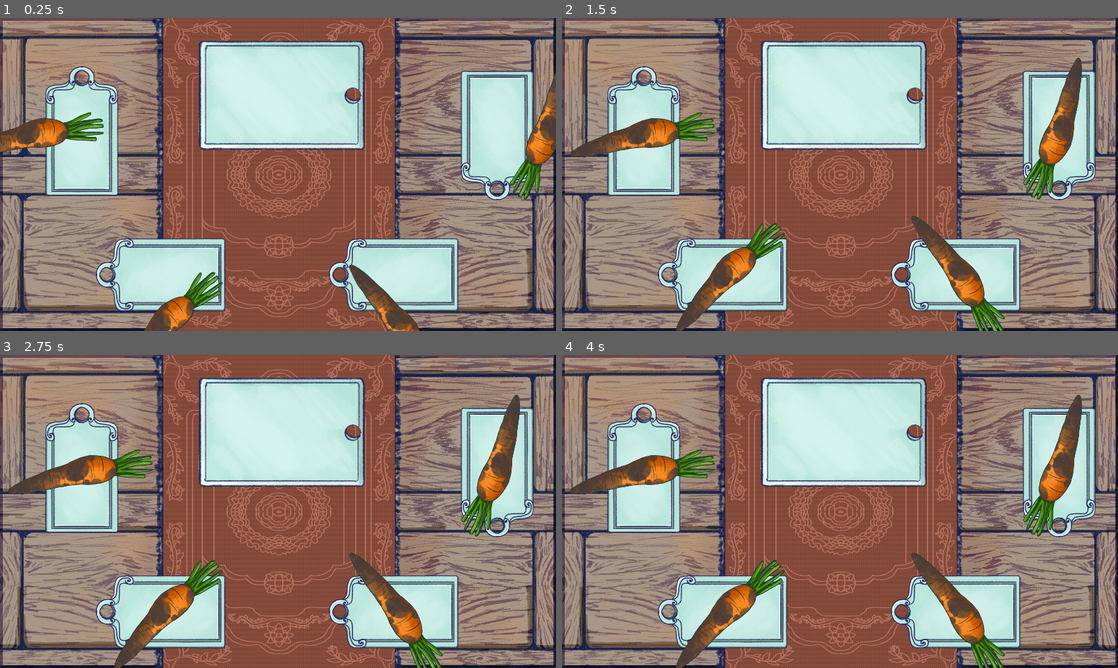
Above: before the commit, frames 1-4 (two rows, left to right).
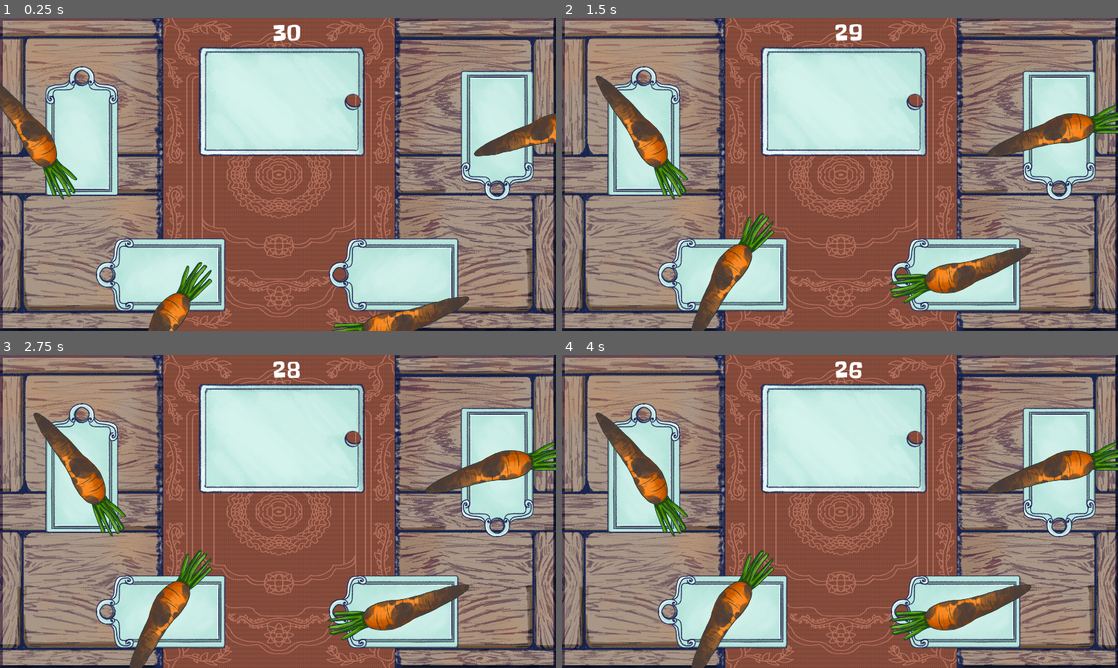
Above: after the commit, the same moments.

Repository: doctor-g/CanningHeroesGE
Game: Godot game, scene res://src/Game.tscn
Two runs of this game, one before a commit and one after it. Both use one fixed random seed, a clock stepped at 60 frames per second and the inputs below.
Inputs (mouse positions are in pixels of both pictures, inside the frame that each line leads up to):
- Up to frame 1 (0.25 s): no input
- Up to frame 2 (1.5 s): drag from (717, 305) to (945, 274) at 0.52 s; tap Enter at 1.25 s; drag from (945, 262) to (717, 290) at 1.27 s
- Up to frame 3 (2.75 s): tap Space at 2 s; move the mouse to (500, 448) at 2.02 s; click (500, 448) at 2.17 s
- Up to frame 4 (4 s): tap Enter at 2.75 s; drag from (623, 477) to (945, 599) at 2.77 s; tap Space at 3.5 s; move the mouse to (1006, 558) at 3.52 s; click (1006, 558) at 3.67 s

The runs differ from the first frame. In frame 1, 9.0% of the frame differs, in the area x 0-100%, y 2-100%; in frame 2, 12%, in the area x 1-100%, y 1-100%; in frame 3, 12%; in frame 4, 12%.

Commit message:
Add round countdown timer

Diff:
--- /dev/null
+++ b/project/assets/ui/canning_heroes_theme.tres
@@ -0,0 +1,6 @@
+[gd_resource type="Theme" load_steps=2 format=2]
+
+[ext_resource path="res://assets/ui/default_font.tres" type="DynamicFont" id=1]
+
+[resource]
+default_font = ExtResource( 1 )
--- /dev/null
+++ b/project/assets/ui/default_font.tres
@@ -0,0 +1,7 @@
+[gd_resource type="DynamicFont" load_steps=2 format=2]
+
+[ext_resource path="res://assets/ui/Slackey-Regular.ttf" type="DynamicFontData" id=1]
+
+[resource]
+size = 72
+font_data = ExtResource( 1 )
--- a/project/project.godot
+++ b/project/project.godot
@@ -9,6 +9,11 @@
 config_version=4
 
 _global_script_classes=[ {
+"base": "Control",
+"class": "GameTimer",
+"language": "GDScript",
+"path": "res://src/UI/GameTimer.gd"
+}, {
 "base": "Sprite",
 "class": "Tray",
 "language": "GDScript",
@@ -20,6 +25,7 @@
 "path": "res://src/Util/TweenPool.gd"
 } ]
 _global_script_class_icons={
+"GameTimer": "",
 "Tray": "",
 "TweenPool": ""
 }
--- a/project/src/Game.gd
+++ b/project/src/Game.gd
@@ -1,10 +1,14 @@
-extends Node2D
+extends Node
+
+export(int) var round_duration := 30
 
 var Carrot = preload("res://src/Food/Carrot/CleanableCarrot.tscn")
 
 onready var _workstations := []
 onready var _tween_pool : TweenPool = $TweenPool
 onready var _tray : Tray = $Tray
+onready var _timer : Timer = $Timer
+onready var _ui_timer : GameTimer = $Interface/GameTimer
 
 # Number of fruits completed
 var _completed := 0
@@ -13,6 +17,10 @@
 	_workstations = $Workstations.get_children()
 	for workstation in _workstations:
 		_add_carrot_to(workstation)
+	_timer.start(round_duration)
+
+func _process(_delta:float):
+	_ui_timer.update_time_remaining(_timer.time_left)
 
 
 func _add_carrot_to(workstation):
--- a/project/src/Game.tscn
+++ b/project/src/Game.tscn
@@ -1,17 +1,26 @@
-[gd_scene load_steps=6 format=2]
+[gd_scene load_steps=7 format=2]
 
 [ext_resource path="res://src/Environment/Workstation.tscn" type="PackedScene" id=1]
 [ext_resource path="res://src/Game.gd" type="Script" id=2]
 [ext_resource path="res://assets/props/table.png" type="Texture" id=3]
 [ext_resource path="res://src/Util/TweenPool.tscn" type="PackedScene" id=4]
 [ext_resource path="res://src/Environment/Tray.tscn" type="PackedScene" id=5]
+[ext_resource path="res://src/UI/GameTimer.tscn" type="PackedScene" id=6]
 
-[node name="Node2D" type="Node2D"]
+[node name="Game" type="Node"]
 script = ExtResource( 2 )
 
 [node name="Table" type="Sprite" parent="."]
 texture = ExtResource( 3 )
 centered = false
+
+[node name="Interface" type="Control" parent="."]
+anchor_right = 1.0
+__meta__ = {
+"_edit_use_anchors_": false
+}
+
+[node name="GameTimer" parent="Interface" instance=ExtResource( 6 )]
 
 [node name="Workstations" type="Node" parent="."]
 
@@ -34,5 +43,9 @@
 [node name="TweenPool" parent="." instance=ExtResource( 4 )]
 
 [node name="Tray" parent="." instance=ExtResource( 5 )]
-position = Vector2( 971.923, 267.206 )
+position = Vector2( 971.923, 288.842 )
 scale = Vector2( 1.5, 1.5 )
+
+[node name="Timer" type="Timer" parent="."]
+wait_time = 30.0
+one_shot = true
--- /dev/null
+++ b/project/src/UI/GameTimer.gd
@@ -0,0 +1,8 @@
+extends Control
+class_name GameTimer
+
+onready var _label : Label = $Label
+
+func update_time_remaining(seconds:float)->void:
+	var displayable_seconds = ceil(seconds)
+	_label.text = "%d" % int(displayable_seconds)
--- /dev/null
+++ b/project/src/UI/GameTimer.tscn
@@ -0,0 +1,26 @@
+[gd_scene load_steps=4 format=2]
+
+[ext_resource path="res://assets/ui/canning_heroes_theme.tres" type="Theme" id=1]
+[ext_resource path="res://assets/ui/default_font.tres" type="DynamicFont" id=2]
+[ext_resource path="res://src/UI/GameTimer.gd" type="Script" id=3]
+
+[node name="GameTimer" type="Control"]
+anchor_right = 1.0
+anchor_bottom = 1.0
+script = ExtResource( 3 )
+__meta__ = {
+"_edit_use_anchors_": false
+}
+
+[node name="Label" type="Label" parent="."]
+anchor_left = 0.5
+anchor_right = 0.5
+margin_left = -20.0
+margin_right = 20.0
+margin_bottom = 14.0
+theme = ExtResource( 1 )
+custom_fonts/font = ExtResource( 2 )
+text = "0"
+__meta__ = {
+"_edit_use_anchors_": false
+}
Binary file added: project/assets/ui/Slackey-Regular.ttf
Not shown, changed: README.md
